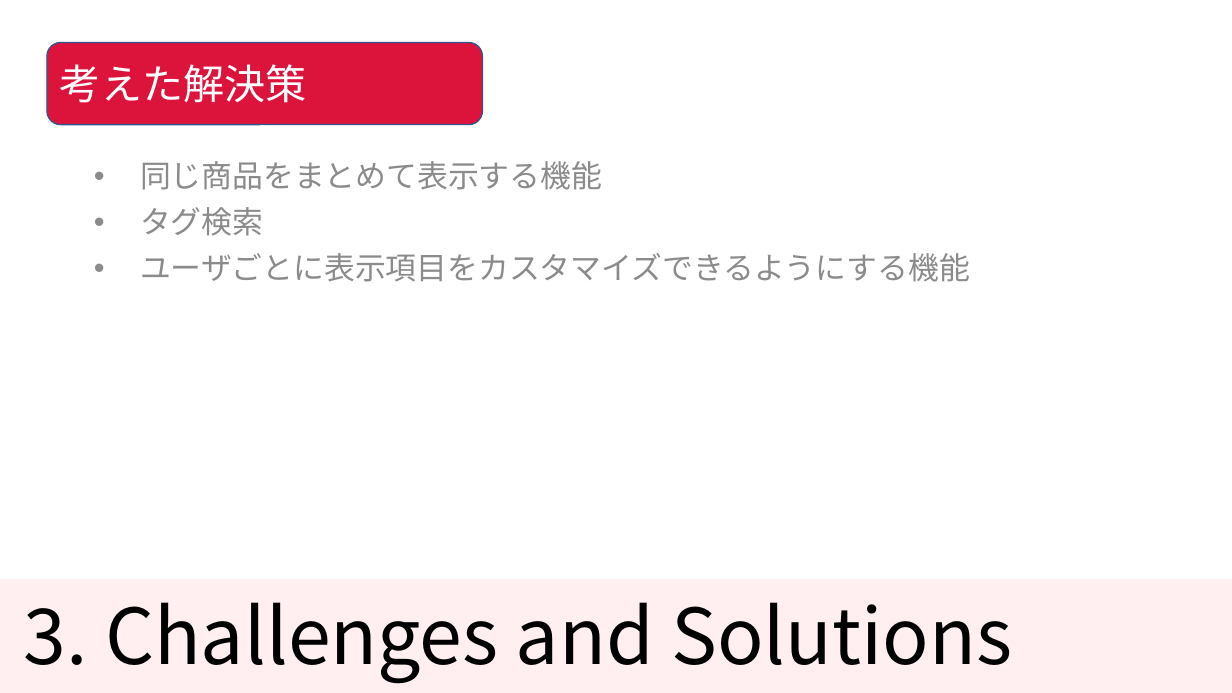
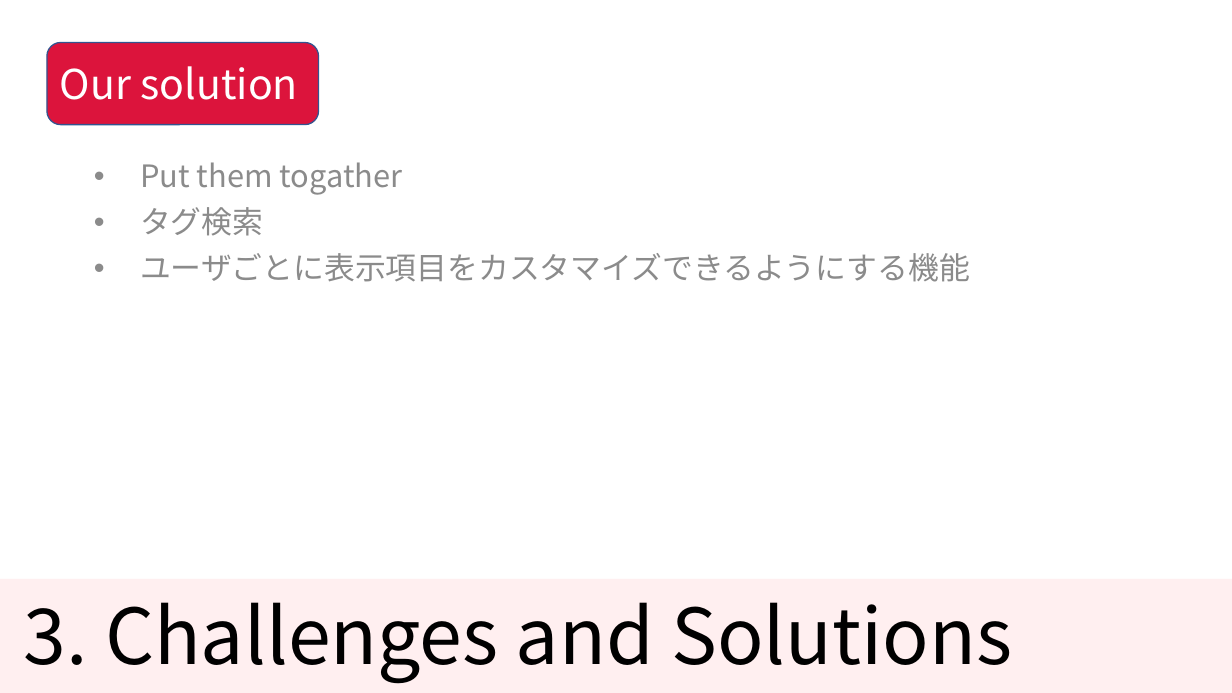
Before and after one commit to KNobuki/Rakuten_fashion, a slide deck: slide 9 of presentation/Presentation.pptx. Drawn at 1232x693 pixels with LibreOffice and Linux fonts; fonts in the diff are those of the drawing. Boxes give left, top, right and bottom in pixels: in the first picture for what was removed or moved away, otherwise in the second. Text is boxed around its words. In the diff, an @@ line names an element or a change of style, - is before the commit and + after.

Commit message:
modified slides

```diff
--- a/presentation/Presentation.pptx
+++ b/presentation/Presentation.pptx
@@ rounded rectangle "Our solution": place and size @@
-rounded rectangle "Our solution" at [47,43,482,125]
+rounded rectangle "Our solution" at [47,43,319,125]
@@ text in rounded rectangle at [60,66,298,100]: text changed @@
-考えた解決策
+Our solution
@@ text at [140,162,403,195]: text changed @@
-• 同じ商品をまとめて表示する機能
+• Put them togather
```
Also in this commit, not shown: 4 other slides changed, 1 other file.
